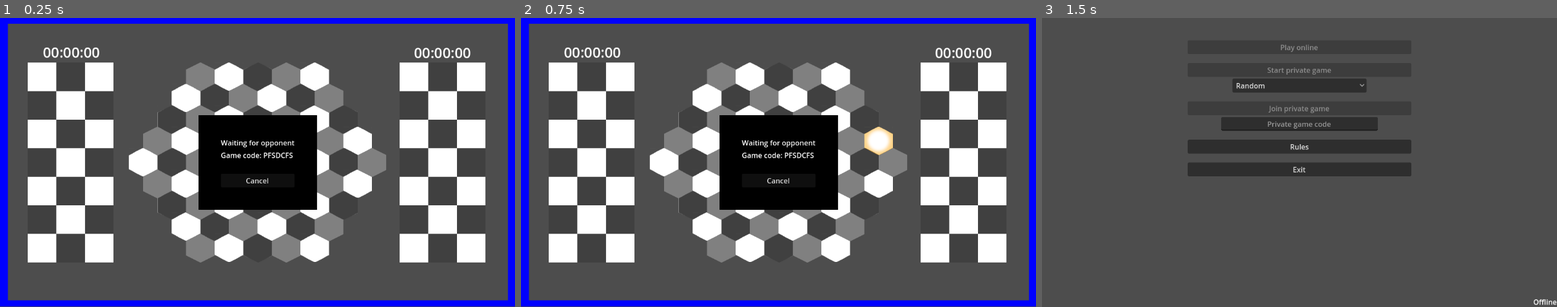
Above: before the commit, frames 1-3 (left to right).
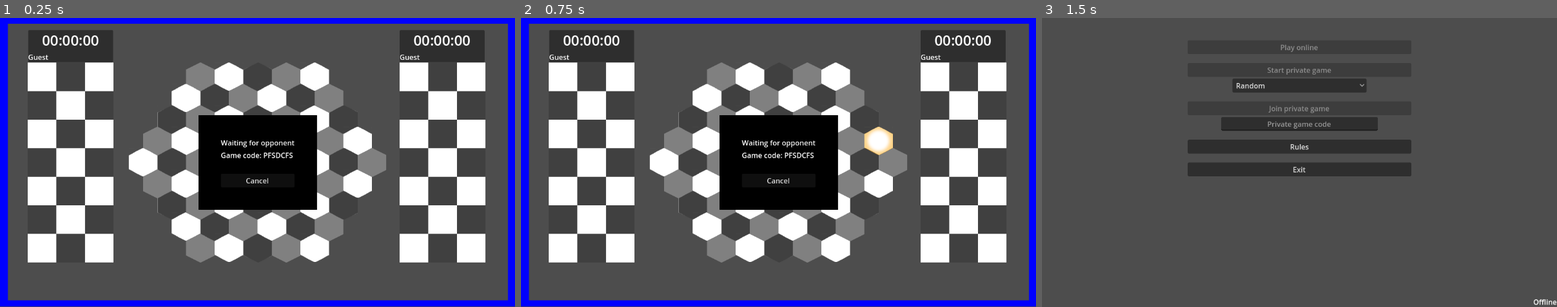
Above: after the commit, the same moments.

Repository: Bazsi1224/KesetClient
Game: Godot game, scene res://Match/match.tscn
Two runs of this game, one before a commit and one after it. Both use one fixed random seed, a clock stepped at 60 frames per second and the inputs below. This scene is started directly instead of the project's main scene.
Inputs (mouse positions are in pixels of both pictures, inside the frame that each line leads up to):
- Up to frame 1 (0.25 s): no input
- Up to frame 2 (0.75 s): tap Enter at 0.5 s; move the mouse to (891, 148) at 0.52 s; click (891, 148) at 0.67 s
- Up to frame 3 (1.5 s): click "Cancel" at 1.25 s

The runs differ from the first frame. In frame 1, 3.5% of the frame differs, in the area x 5-95%, y 4-16%; in frame 2, 3.5%; in frame 3, nothing differs.

Commit message:
Player panel added

Diff:
--- a/Match/NetworkClient.gd
+++ b/Match/NetworkClient.gd
@@ -78,10 +78,7 @@
 	%RedBox.refresh_content(state["redBox"])
 	%BlueBox.refresh_content(state["blueBox"])
 	%Board.refresh_content(state["board"])
-	if state["actualPlayer"] == "red":
-		pass
-	else:
-		pass
+
 
 
 func piece_selected( container, tile ):
--- a/Match/match.tscn
+++ b/Match/match.tscn
@@ -138,28 +138,48 @@
 layout_mode = 2
 text = "Cancel"
 
-[node name="RedTimeLabel" type="Label" parent="."]
+[node name="RedPlayerPanel" type="PanelContainer" parent="."]
+offset_left = -513.0
+offset_top = -297.0
+offset_right = -323.0
+offset_bottom = -225.0
+
+[node name="VBoxContainer" type="VBoxContainer" parent="RedPlayerPanel"]
+layout_mode = 2
+
+[node name="RedTimeLabel" type="Label" parent="RedPlayerPanel/VBoxContainer"]
 unique_name_in_owner = true
-offset_left = -490.0
-offset_top = -270.0
-offset_right = -343.0
-offset_bottom = -237.0
+layout_mode = 2
 text = "00:00:00
 "
 label_settings = SubResource("LabelSettings_fjb12")
 horizontal_alignment = 1
 
-[node name="BlueTimeLabel" type="Label" parent="."]
+[node name="RedPlayerName" type="Label" parent="RedPlayerPanel/VBoxContainer"]
+layout_mode = 2
+text = "Guest"
+
+[node name="BluePlayerPanel" type="PanelContainer" parent="."]
+offset_left = 318.0
+offset_top = -297.0
+offset_right = 508.0
+offset_bottom = -225.0
+
+[node name="VBoxContainer" type="VBoxContainer" parent="BluePlayerPanel"]
+layout_mode = 2
+
+[node name="BlueTimeLabel" type="Label" parent="BluePlayerPanel/VBoxContainer"]
 unique_name_in_owner = true
-offset_left = 340.0
-offset_top = -269.0
-offset_right = 487.0
-offset_bottom = -236.0
+layout_mode = 2
 text = "00:00:00
 "
 label_settings = SubResource("LabelSettings_fjb12")
 horizontal_alignment = 1
 
+[node name="BluePlayerName" type="Label" parent="BluePlayerPanel/VBoxContainer"]
+layout_mode = 2
+text = "Guest"
+
 [connection signal="timeout" from="NetworkClient/AliveTimer" to="NetworkClient" method="_on_alive_timer_timeout"]
 [connection signal="timeout" from="NetworkClient/Timeout" to="NetworkClient" method="_on_timeout_timeout"]
 [connection signal="pressed" from="PrivateGameWaitingPanel/PanelContainer/MarginContainer/VBoxContainer/ButtonBack" to="." method="_on_button_back_pressed"]
